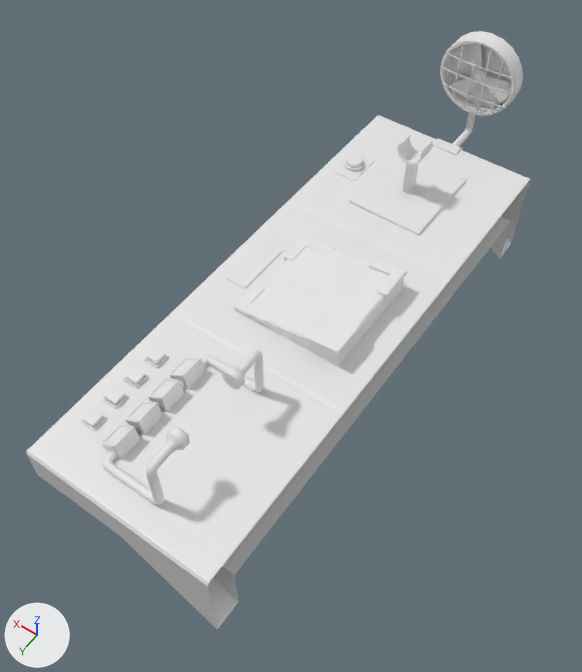
Two versions of the FBX model Assets/Models/repairDesk.fbx, one commit apart.
Both versions are drawn from a camera (50 mm lens) standing at (-0.97, 1.64, 2.33) and looking at (0.09, 0.16, 0.0). The lights are fixed; the arrows at lower left show +X, +Y and +Z. Where no turn or scale is listed for an object, it has been applied to the vertices.

The first picture shows 'TS_bay_Readout4', 'TempSensor_BayV2', 'batteryBay', 'deskBase', 'fanBlade', 'fanBody', 'windSensor_Bay'.
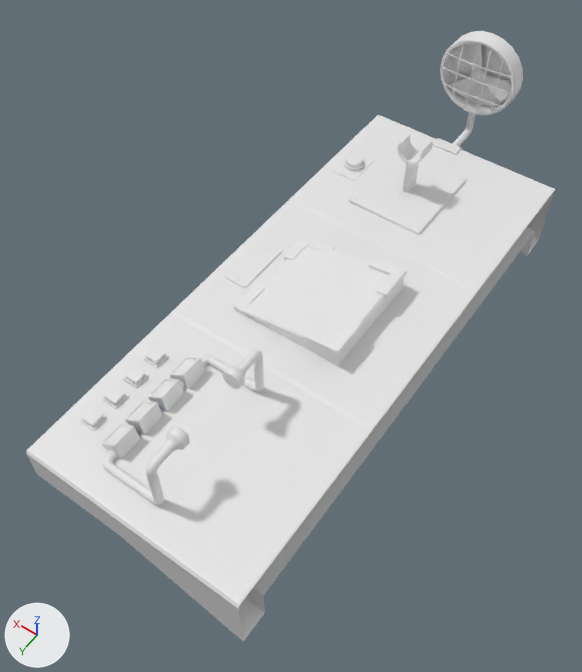
The change, as a list of edits to the scene's bpy script:
```text
Change me_nurbscircle:
    where me_nurbscircle.from_pydata(...)  # 893 vertices, 714 faces; spans x -0.43..0.32, y -1.06..1.06, z -0.32..0.09
    used by ob_deskbase; location = (0.14, 0.032, 0.034)
    me_nurbscircle part 1: all 24 vertices in x -0.43..-0.42, y -1.06..1.06, z -0.09..0.07 are moved by (-0.11, 0.0, 0.0)
    me_nurbscircle part 2: all 6 vertices in x -0.43, y -1.06..1.06, z -0.32..-0.31 are moved by (-0.11, 0.0, 0.08)
Change ob_deskbase:
    ob_deskbase.location: (0.14, 0.032, 0.034) -> (0.14, 0.032, 0.036)
Change ob_fanbody:
    ob_fanbody.location: (0.086, -1.103, 0.283) -> (0.086, -1.103, 0.285)
```

Changed parts and their boxes [x1, y1, x2, y2] in the pictures (582 x 672 px; the box of a moved part takes in the faces that stretch with it):
'deskBase', reshaped, moved: before [27, 115, 530, 629]; after [26, 115, 555, 641]
'fanBody', moved: [433, 31, 523, 155] in both
part 1 of me_nurbscircle, moved or reshaped: before [128, 150, 530, 597]; after [128, 150, 555, 625]
part 2 of me_nurbscircle, moved or reshaped: before [124, 200, 523, 629]; after [123, 211, 547, 641]
